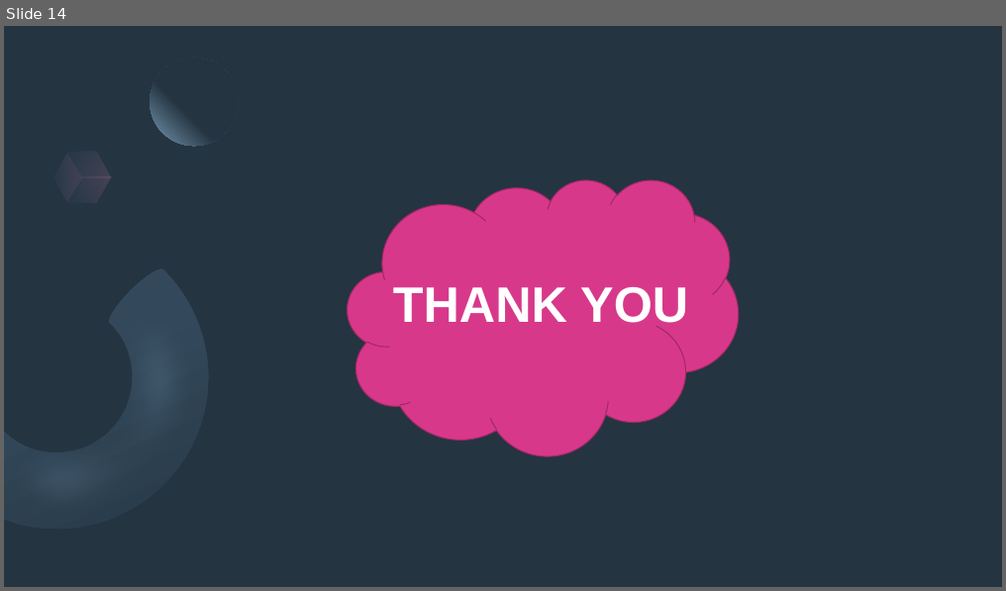
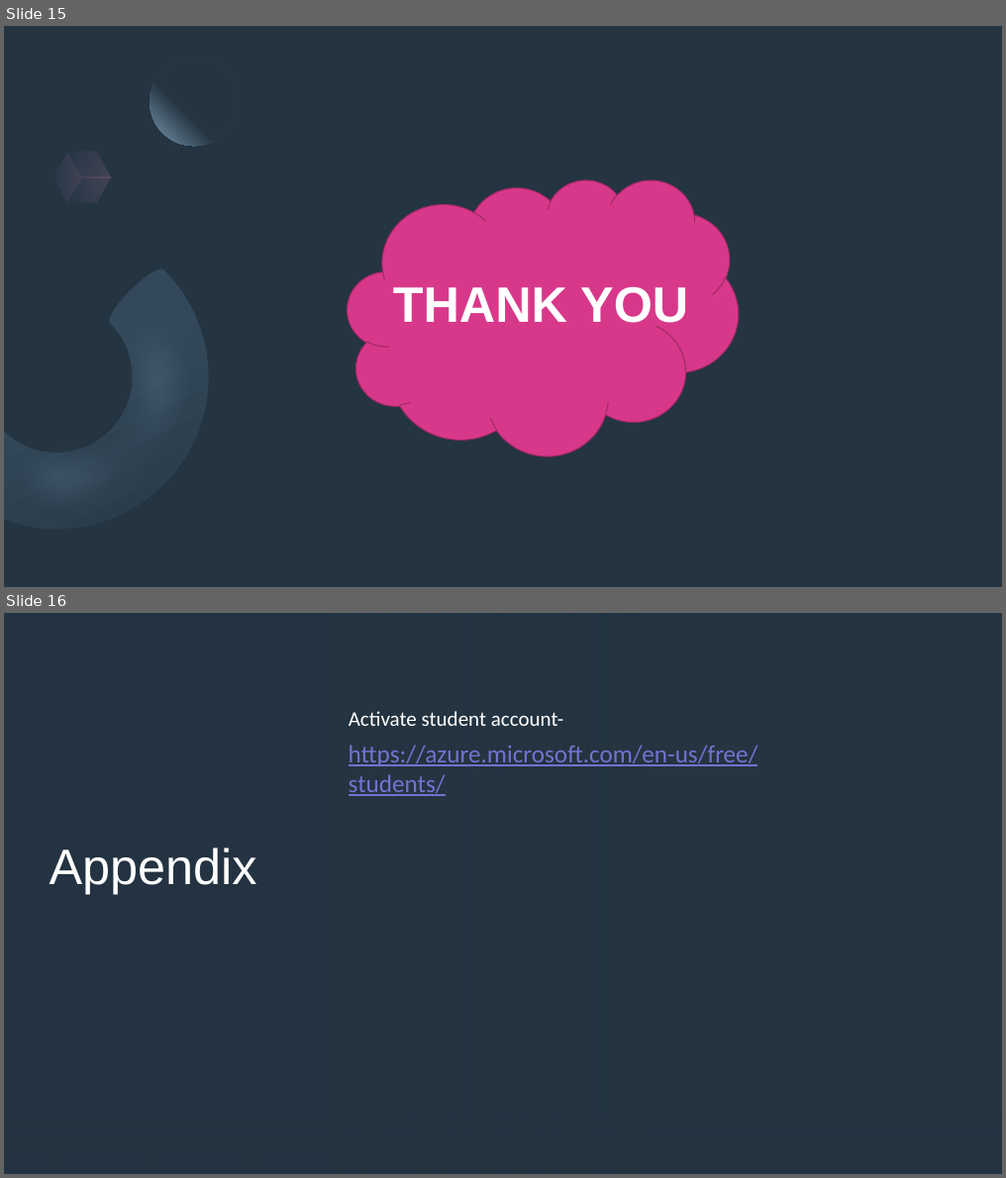
Before and after one commit to BroadviewQueens/Speech2Text, a slide deck: Azure Cognitive Services PPT.pptx. Shown one above the other, each under a label of ours: slide 14 before the commit, slides 15 and 16 after it. The pictures are 1006x591 and 1006x1178 pixels, drawn with LibreOffice and Linux fonts; fonts in the diff are those of the drawing; background and template pictures are left out. Boxes give left, top, right and bottom in pixels: in the first picture for what was removed or moved away, otherwise in the second. Text is boxed around its words. In the diff, an @@ line names an element or a change of style, - is before the commit and + after.

```diff
--- a/Azure Cognitive Services PPT.pptx
+++ b/Azure Cognitive Services PPT.pptx
@@ slide 16 added at (x1=4, y1=613, x2=1002, y2=1174), background picture (left out); not listed: 2 template elements that a slide beside it also shows @@
@@ rectangle added at (x1=4, y1=613, x2=1002, y2=1174), fill #243441 @@
@@ rectangle added at (x1=4, y1=613, x2=648, y2=1174), fill gradient #243441 @@
@@ text added at (x1=349, y1=711, x2=564, y2=726), 20 pt, text #FFFFFF @@
+Activate student account-
@@ text added at (x1=349, y1=745, x2=758, y2=796), 24 pt, text #7273D0, underline @@
+https://azure.microsoft.com/en-us/free/students/
@@ title added at (x1=50, y1=848, x2=257, y2=893), 48 pt, text #FFFFFF @@
+Appendix
@@ rectangle added at (x1=4, y1=1085, x2=1002, y2=1174), fill gradient #243441 @@
@@ what was slide 14 is now slide 15 @@
```
Also in this commit, not shown: 1 other slide added.
